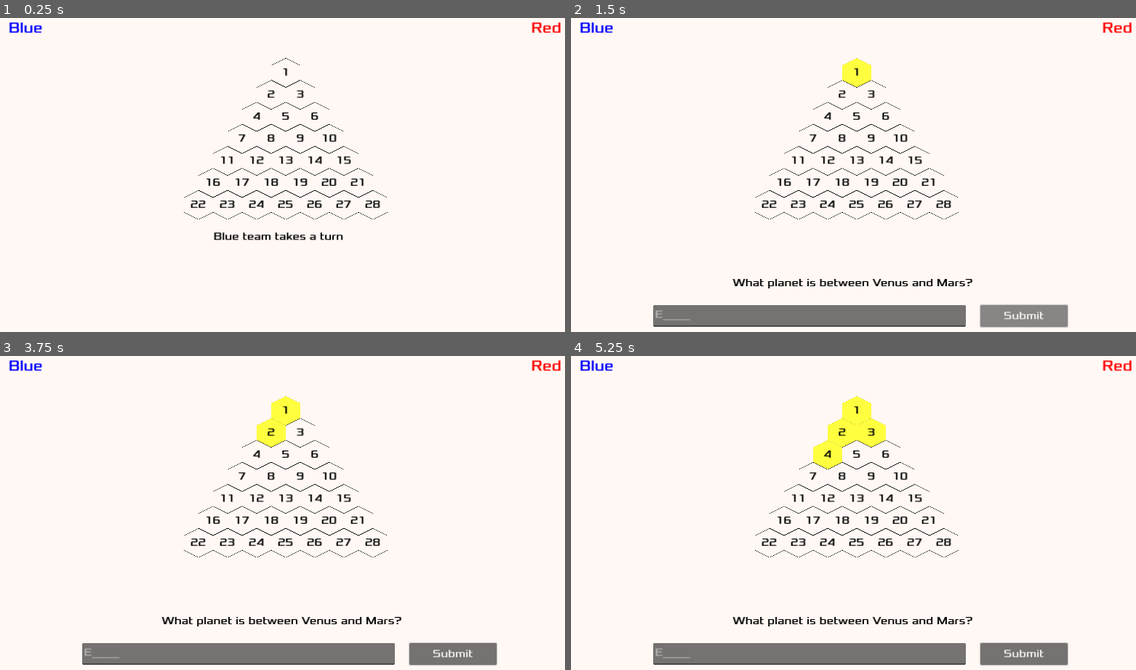
Above: before the commit, frames 1-4 (two rows, left to right).
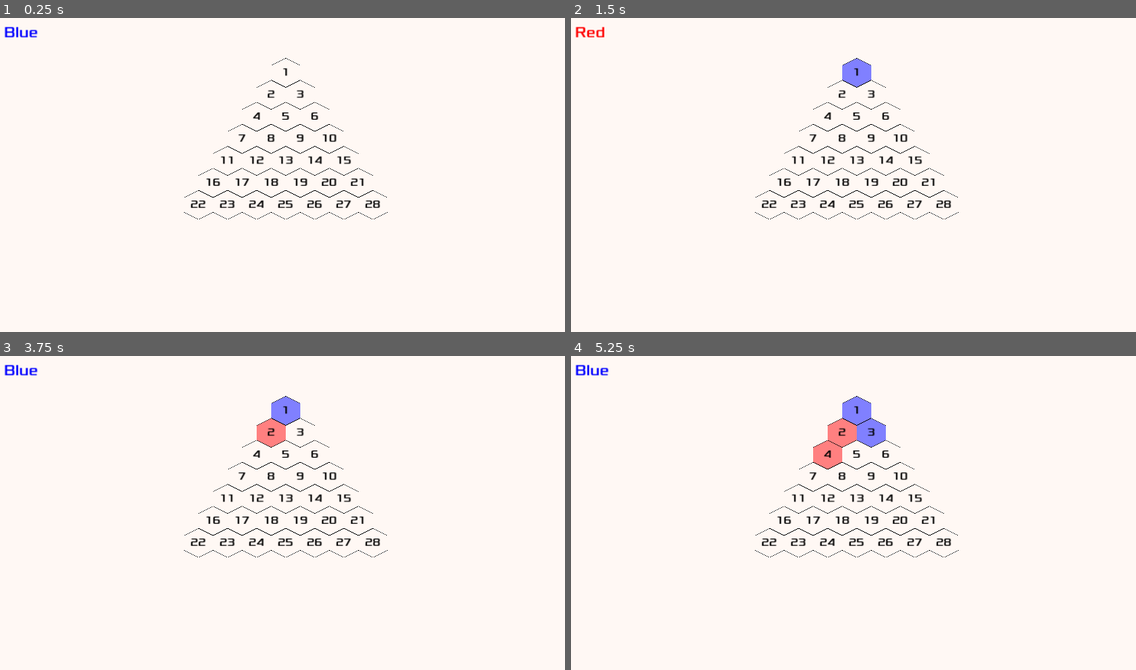
Above: after the commit, the same moments.

Repository: iggyshu/az-quiz
Game: Godot game, scene res://main.tscn
Same seed, same stepped clock (60 frames per second), same inputs: the game is played once before the commit and once after it.
Inputs (mouse positions are in pixels of both pictures, inside the frame that each line leads up to):
- Up to frame 1 (0.25 s): no input
- Up to frame 2 (1.5 s): tap Enter at 0.5 s; move the mouse to (859, 71) at 0.52 s; click (859, 71) at 0.67 s; click (1023, 316) at 1.25 s, where only the run before the commit has a clickable "Submit"
- Up to frame 3 (3.75 s): click (452, 654) at 2 s, where only the run before the commit has a clickable "Submit"; click (452, 654) at 2.75 s, where only the run before the commit has a clickable "Submit"; tap Space at 3.5 s; move the mouse to (271, 431) at 3.52 s; click (271, 431) at 3.67 s
- Up to frame 4 (5.25 s): tap Enter at 4.25 s; move the mouse to (870, 431) at 4.27 s; click (870, 431) at 4.42 s; tap Space at 5 s; move the mouse to (825, 453) at 5.02 s; click (825, 453) at 5.17 s

The runs differ from the first frame. In frame 1, 0.6% of the frame differs, in the area x 0-100%, y 1-71%; in frame 2, 6.2%; in frame 3, 6.5%; in frame 4, 7.2%, in the area x 0-100%, y 1-99%.

Commit message:
make turns blue/red

Diff:
--- a/hexagon.gd
+++ b/hexagon.gd
@@ -13,13 +13,14 @@
 
 # Called every frame. 'delta' is the elapsed time since the previous frame.
 func _process(delta):
-	if is_selected:
+	if is_selected and not is_checked:
 		$TileColor.play("dark_yellow")
 
 func set_value(value):
 	$NumberLabel.text = value
 
 func set_color(color):
+	is_checked = true
 	$TileColor.play(color)
 
 
@@ -35,4 +36,4 @@
 func _on_input_event(viewport, event, shape_idx):
 	if (not is_selected and event is InputEventMouseButton and event.pressed):
 		is_selected = true
-		selected.emit()
+		selected.emit(self)
--- a/hud.gd
+++ b/hud.gd
@@ -7,6 +7,8 @@
 	$MessageLabel.visible = false
 	$AnswerTextEdit.visible = false
 	$QuestionLabel.visible = false
+	$TeamBlueLabel.visible = false
+	$TeamRedLabel.visible = false
 
 
 # Called every frame. 'delta' is the elapsed time since the previous frame.
@@ -31,4 +33,9 @@
 
 
 func set_team(team):
-	pass
+	if team == "blue":
+		$TeamBlueLabel.visible = true
+		$TeamRedLabel.visible = false
+	elif team == "red":
+		$TeamBlueLabel.visible = false
+		$TeamRedLabel.visible = true
--- a/hud.tscn
+++ b/hud.tscn
@@ -72,26 +72,23 @@
 text = "Message"
 horizontal_alignment = 1
 
-[node name="TeamBlueLabel" type="Label" parent="."]
-offset_left = 30.0
-offset_top = 10.0
-offset_right = 104.0
-offset_bottom = 52.0
-theme_override_colors/font_color = Color(0, 0, 1, 1)
-theme_override_fonts/font = ExtResource("1_2vvjq")
-theme_override_font_sizes/font_size = 32
+[node name="TeamBlueLabel" type="RichTextLabel" parent="."]
+offset_left = 20.0
+offset_top = 20.0
+offset_right = 120.0
+offset_bottom = 62.0
+theme_override_colors/default_color = Color(0, 0, 1, 1)
+theme_override_fonts/normal_font = ExtResource("1_2vvjq")
+theme_override_font_sizes/normal_font_size = 32
 text = "Blue"
 
-[node name="TeamRedLabel" type="Label" parent="."]
-anchors_preset = 1
-anchor_left = 1.0
-anchor_right = 1.0
-offset_left = -100.0
-offset_top = 10.0
-offset_right = -26.0
-offset_bottom = 52.0
-grow_horizontal = 0
-theme_override_colors/font_color = Color(1, 0, 0, 1)
-theme_override_fonts/font = ExtResource("1_2vvjq")
-theme_override_font_sizes/font_size = 32
+[node name="TeamRedLabel" type="RichTextLabel" parent="."]
+offset_left = 20.0
+offset_top = 20.0
+offset_right = 120.0
+offset_bottom = 62.0
+size_flags_horizontal = 8
+theme_override_colors/default_color = Color(1, 0, 0, 1)
+theme_override_fonts/normal_font = ExtResource("1_2vvjq")
+theme_override_font_sizes/normal_font_size = 32
 text = "Red"
--- a/main.gd
+++ b/main.gd
@@ -5,10 +5,13 @@
 
 @export var grid_size := 7
 
+enum Team { BLUE, RED }
+var current_team = Team.BLUE
+
 # Called when the node enters the scene tree for the first time.
 func _ready():
 	_generate_grid()
-	$HUD.show_message("Blue team takes a turn")
+	$HUD.set_team("blue")
 
 # Called every frame. 'delta' is the elapsed time since the previous frame.
 func _process(delta):
@@ -32,5 +35,14 @@
 			tile.selected.connect(_on_hex_tile_selected)
 
 
-func _on_hex_tile_selected():
-	$HUD.show_question("What planet is between Venus and Mars?")
+func _on_hex_tile_selected(hex):
+	if current_team == Team.BLUE:
+		hex.set_color("blue")
+		current_team = Team.RED
+		$HUD.set_team("red")
+	elif current_team == Team.RED:
+		hex.set_color("red")
+		current_team = Team.BLUE
+		$HUD.set_team("blue")
+	else:
+		print("Uknown team!")
